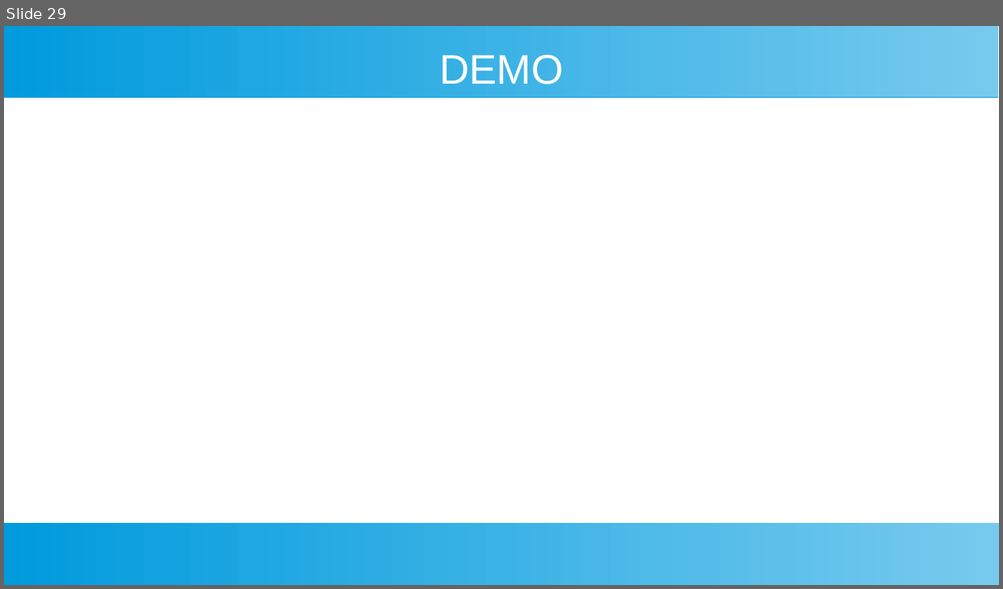
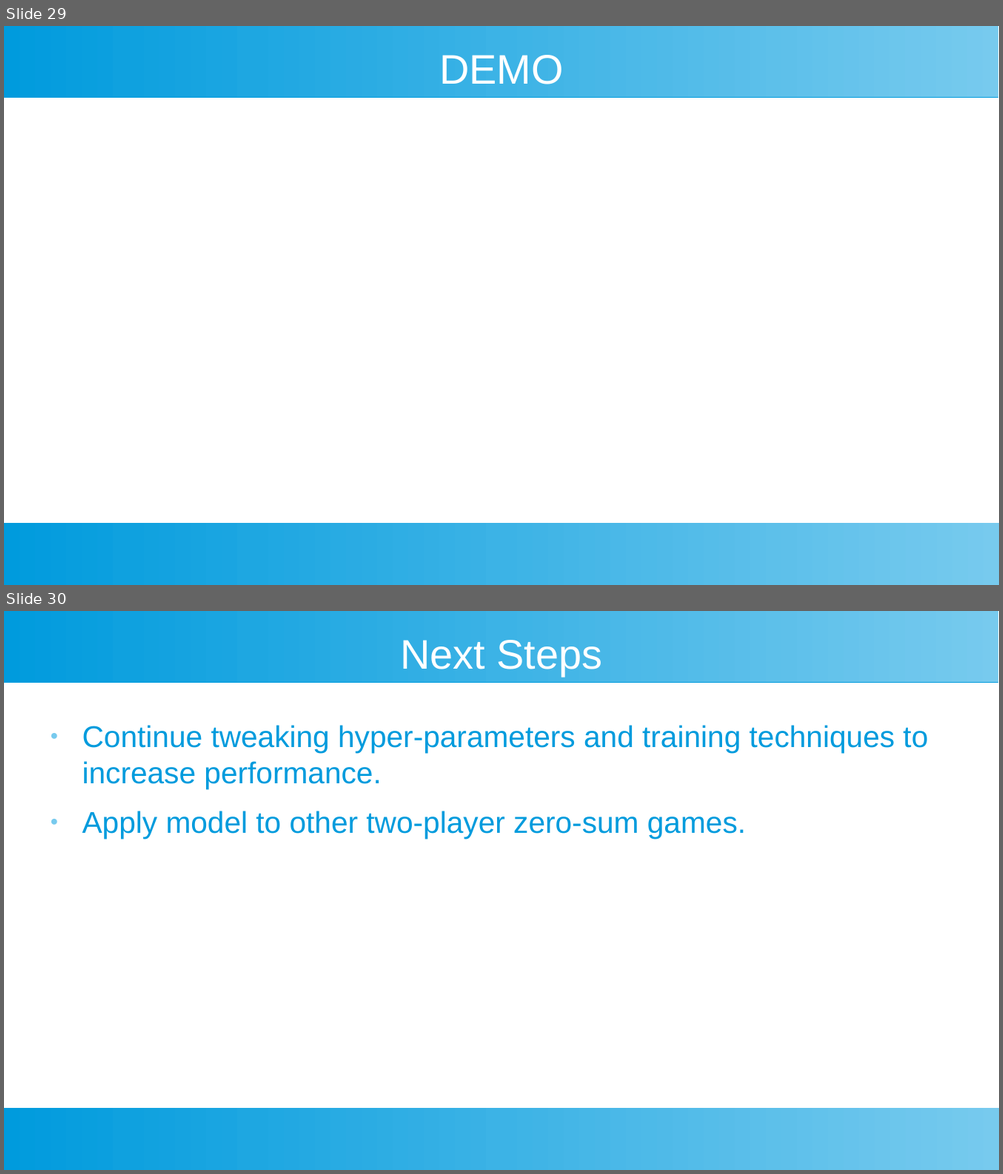
Before and after one commit to cmiddleman/DQNagent, a slide deck: presentation.odp. Shown one above the other, each under a label of ours: slide 29 before the commit, slides 29 and 30 after it. The pictures are 1003x589 and 1003x1174 pixels, drawn with LibreOffice and Linux fonts; fonts in the diff are those of the drawing. Boxes give left, top, right and bottom in pixels: in the first picture for what was removed or moved away, otherwise in the second. Text is boxed around its words. In the diff, an @@ line names an element or a change of style, - is before the commit and + after.

```diff
--- a/presentation.odp
+++ b/presentation.odp
@@ slide 30 added at (x1=4, y1=611, x2=999, y2=1170), background #FFFFFF; not listed: 2 template elements that a slide beside it also shows @@
@@ title added at (x1=400, y1=640, x2=603, y2=676), 33 pt, text #FFFFFF @@
+Next Steps
@@ text added at (x1=82, y1=725, x2=928, y2=838), 24 pt, text #009BDD @@
+● Continue tweaking hyper-parameters and training techniques to increase performance.
+● Apply model to other two-player zero-sum games.
```
Also in this commit, not shown: 4 slides changed, 1 other file.
